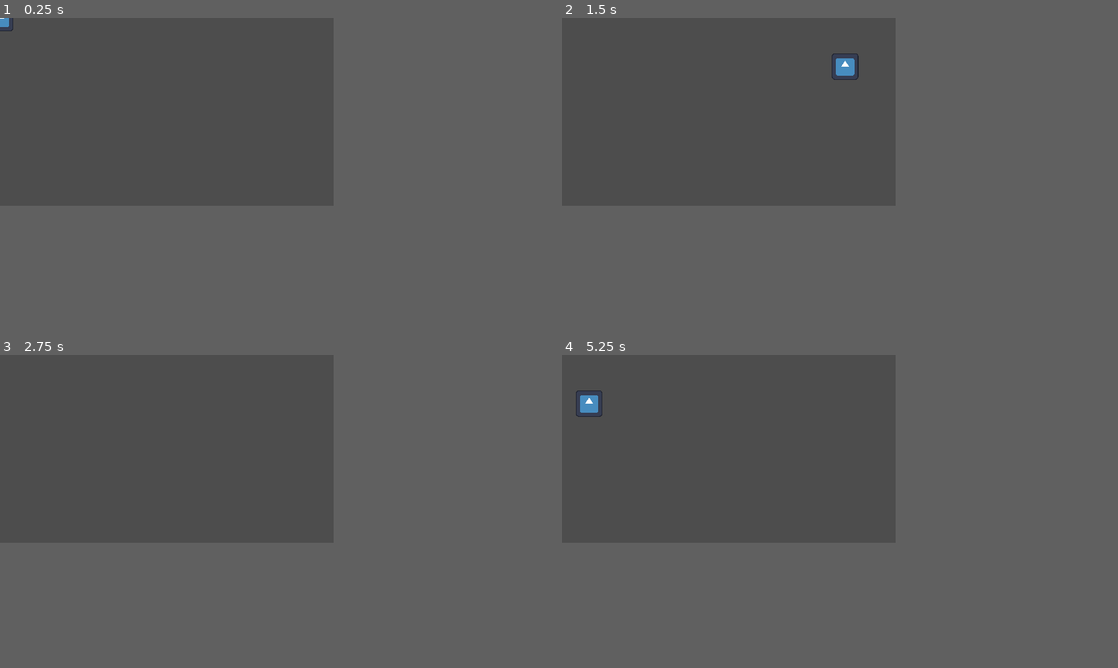
Above: before the commit, frames 1-4 (two rows, left to right).
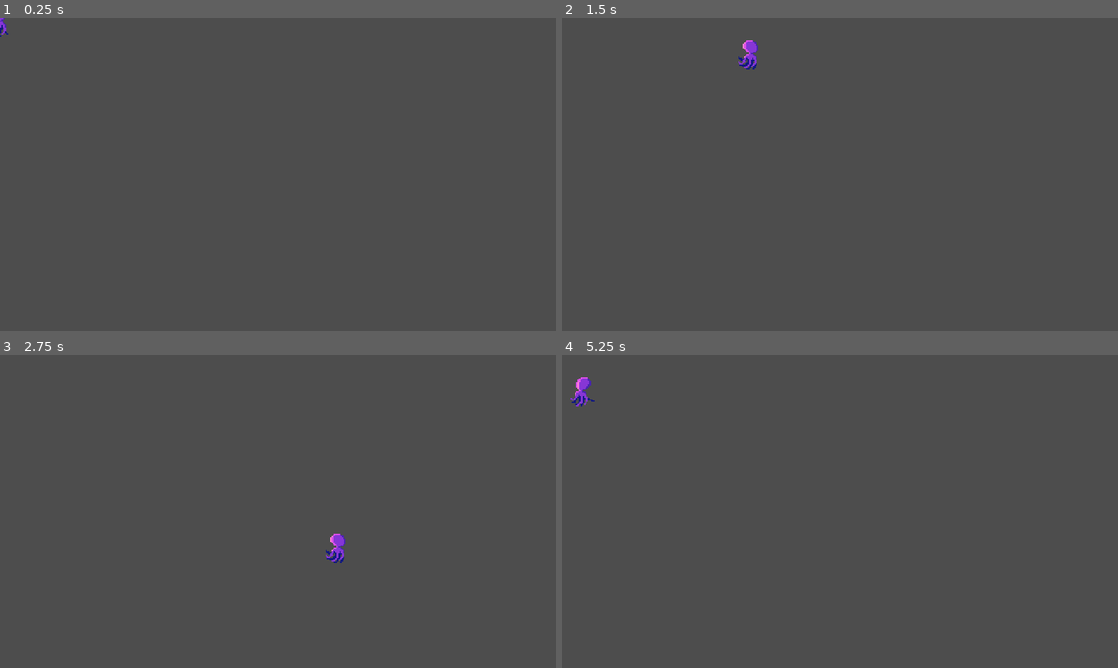
Above: after the commit, the same moments.

Repository: Igonorant/perfect-form
Game: Godot game, scene res://main.tscn
Two runs of this game, one before a commit and one after it. Both use one fixed random seed, a clock stepped at 60 frames per second and the inputs below. The engine's default icon, where the game draws it, is replaced by a stand-in: a white triangle on a blue panel in a dark square.
Inputs:
- Up to frame 1 (0.25 s): no input
- Up to frame 2 (1.5 s): tap Enter at 0.5 s; hold D (p_right) 0.53-1.28 s; hold S (p_down) from 1.28 s (still down)
- Up to frame 3 (2.75 s): release S (p_down) at 2.03 s; hold D (p_right) from 2.03 s (still down)
- Up to frame 4 (5.25 s): release D (p_right) at 2.78 s; hold W (p_up) 2.78-3.53 s; hold A (p_left) 3.53-5.03 s; hold S (p_down) from 5.03 s (still down)
In our replay, the window is 480x270 before the commit and 800x450 after it. These sizes can differ from the game's own. Grey fills any space a smaller window leaves; there, only what the larger window draws over its background counts as a difference.

The runs differ from the first frame. In frame 1, less than 0.1% of the frame differs, in the area x 0-3%, y 0-6%; in frame 2, 0.4%, in the area x 31-54%, y 7-20%; in frame 3, 0.2%; in frame 4, 0.4%.

Commit message:
Adding some player animation

Diff:
--- a/main.tscn
+++ b/main.tscn
@@ -23,7 +23,7 @@
 shock_status_resistance = 0.0
 poison_effect_resistance = 0.0
 poisoned_status_resistance = 0.0
-max_speed = 500.0
+max_speed = 200.0
 acceleration_time = 0.1
 deceleration_time = 0.4
 metadata/_custom_type_script = "uid://cib84g5od1p6b"
--- a/player.gd
+++ b/player.gd
@@ -6,9 +6,11 @@
 
 @onready var _move = %Move
 @onready var _brain = %PlayerBrain
+@onready var _animation = $AnimationPlayer
 
 func _ready() -> void:
     _move.load(status)
 
 func _physics_process(delta: float) -> void:
     _move.execute(self, _brain.get_move_direction(), delta)
+    _brain.update_animation(_animation)
--- a/player.tscn
+++ b/player.tscn
@@ -1,9 +1,101 @@
-[gd_scene load_steps=6 format=3 uid="uid://ysqf1q1kqnag"]
+[gd_scene load_steps=12 format=3 uid="uid://ysqf1q1kqnag"]
 
 [ext_resource type="Script" uid="uid://rqebbcr7808k" path="res://player.gd" id="1_4flbx"]
-[ext_resource type="Texture2D" uid="uid://dkbbtsk6glqsp" path="res://icon.svg" id="2_onrkg"]
+[ext_resource type="Texture2D" uid="uid://dvr3avphcd3ht" path="res://assets/player_sprite_sheet.png" id="2_hqtel"]
 [ext_resource type="Script" uid="uid://bu2ocplv3upk4" path="res://player_brain.gd" id="3_hqtel"]
 [ext_resource type="Script" uid="uid://b3f5cyhnvhumi" path="res://move.gd" id="4_sweqy"]
+
+[sub_resource type="Animation" id="Animation_sweqy"]
+length = 0.001
+tracks/0/type = "value"
+tracks/0/imported = false
+tracks/0/enabled = true
+tracks/0/path = NodePath("SpriteSheet:frame")
+tracks/0/interp = 1
+tracks/0/loop_wrap = true
+tracks/0/keys = {
+"times": PackedFloat32Array(0),
+"transitions": PackedFloat32Array(1),
+"update": 1,
+"values": [0]
+}
+
+[sub_resource type="Animation" id="Animation_hqtel"]
+resource_name = "idle_l"
+length = 0.8
+loop_mode = 1
+tracks/0/type = "value"
+tracks/0/imported = false
+tracks/0/enabled = true
+tracks/0/path = NodePath("SpriteSheet:frame")
+tracks/0/interp = 0
+tracks/0/loop_wrap = true
+tracks/0/keys = {
+"times": PackedFloat32Array(0, 0.4),
+"transitions": PackedFloat32Array(1, 1),
+"update": 1,
+"values": [0, 1]
+}
+
+[sub_resource type="Animation" id="Animation_2hs0m"]
+resource_name = "idle_r"
+length = 0.8
+loop_mode = 1
+tracks/0/type = "value"
+tracks/0/imported = false
+tracks/0/enabled = true
+tracks/0/path = NodePath("SpriteSheet:frame")
+tracks/0/interp = 0
+tracks/0/loop_wrap = true
+tracks/0/keys = {
+"times": PackedFloat32Array(0, 0.4),
+"transitions": PackedFloat32Array(1, 1),
+"update": 1,
+"values": [5, 6]
+}
+
+[sub_resource type="Animation" id="Animation_1jxqw"]
+resource_name = "move_l"
+length = 1.2
+loop_mode = 1
+tracks/0/type = "value"
+tracks/0/imported = false
+tracks/0/enabled = true
+tracks/0/path = NodePath("SpriteSheet:frame")
+tracks/0/interp = 0
+tracks/0/loop_wrap = true
+tracks/0/keys = {
+"times": PackedFloat32Array(0, 0.2, 0.4, 0.6, 0.8),
+"transitions": PackedFloat32Array(1, 1, 1, 1, 1),
+"update": 1,
+"values": [0, 1, 2, 3, 4]
+}
+
+[sub_resource type="Animation" id="Animation_dw050"]
+resource_name = "move_r"
+length = 1.2
+loop_mode = 1
+tracks/0/type = "value"
+tracks/0/imported = false
+tracks/0/enabled = true
+tracks/0/path = NodePath("SpriteSheet:frame")
+tracks/0/interp = 0
+tracks/0/loop_wrap = true
+tracks/0/keys = {
+"times": PackedFloat32Array(0, 0.2, 0.4, 0.6, 0.8),
+"transitions": PackedFloat32Array(1, 1, 1, 1, 1),
+"update": 1,
+"values": [5, 6, 7, 8, 9]
+}
+
+[sub_resource type="AnimationLibrary" id="AnimationLibrary_2hs0m"]
+_data = {
+&"RESET": SubResource("Animation_sweqy"),
+&"idle_l": SubResource("Animation_hqtel"),
+&"idle_r": SubResource("Animation_2hs0m"),
+&"move_l": SubResource("Animation_1jxqw"),
+&"move_r": SubResource("Animation_dw050")
+}
 
 [sub_resource type="CircleShape2D" id="CircleShape2D_i3pqv"]
 radius = 3.0
@@ -12,9 +104,16 @@
 motion_mode = 1
 script = ExtResource("1_4flbx")
 
-[node name="Icon" type="Sprite2D" parent="."]
-scale = Vector2(0.3, 0.3)
-texture = ExtResource("2_onrkg")
+[node name="AnimationPlayer" type="AnimationPlayer" parent="."]
+unique_name_in_owner = true
+libraries = {
+&"": SubResource("AnimationLibrary_2hs0m")
+}
+
+[node name="SpriteSheet" type="Sprite2D" parent="."]
+texture = ExtResource("2_hqtel")
+hframes = 5
+vframes = 2
 
 [node name="CollisionBox" type="CollisionShape2D" parent="."]
 shape = SubResource("CircleShape2D_i3pqv")
--- a/player_brain.gd
+++ b/player_brain.gd
@@ -1,10 +1,12 @@
 class_name PlayerBrain
 extends Brain
 
+var _facing_right: bool = true
 var _up_pressed: bool = false
 var _down_pressed: bool = false
 var _left_pressed: bool = false
 var _right_pressed: bool = false
+
 func _calculate_move_direction(event: InputEvent) -> void:
     if (event.is_action_pressed("p_up")):
         _up_pressed = true
@@ -16,10 +18,12 @@
         _down_pressed = false
     elif (event.is_action_pressed("p_left")):
         _left_pressed = true
+        _facing_right = false
     elif (event.is_action_released("p_left")):
         _left_pressed = false
     elif (event.is_action_pressed("p_right")):
         _right_pressed = true
+        _facing_right = true
     elif (event.is_action_released("p_right")):
         _right_pressed = false
 
@@ -43,3 +47,15 @@
 func _unhandled_input(_event: InputEvent) -> void:
     # Handle mouse input and position
     pass
+
+func update_animation(animation: AnimationPlayer) -> void:
+    if (move_direction.is_zero_approx()):
+        if _facing_right:
+            animation.play("idle_r")
+        else:
+            animation.play("idle_l")
+    else:
+        if _facing_right:
+            animation.play("move_r")
+        else:
+            animation.play("move_l")
--- a/project.godot
+++ b/project.godot
@@ -19,7 +19,9 @@
 
 window/size/viewport_width=480
 window/size/viewport_height=270
-window/size/resizable=false
+window/size/window_width_override=960
+window/size/window_height_override=540
+window/stretch/mode="viewport"
 
 [input]
 
Binary file added: assets/player_eye.png
Not shown, added: assets/player_eye.png.import
Binary file changed: assets/player_sprite_sheet.png
Binary file added: assets/player_sprite_sheet_with_eye.png
Not shown, added: assets/player_sprite_sheet_with_eye.png.import
